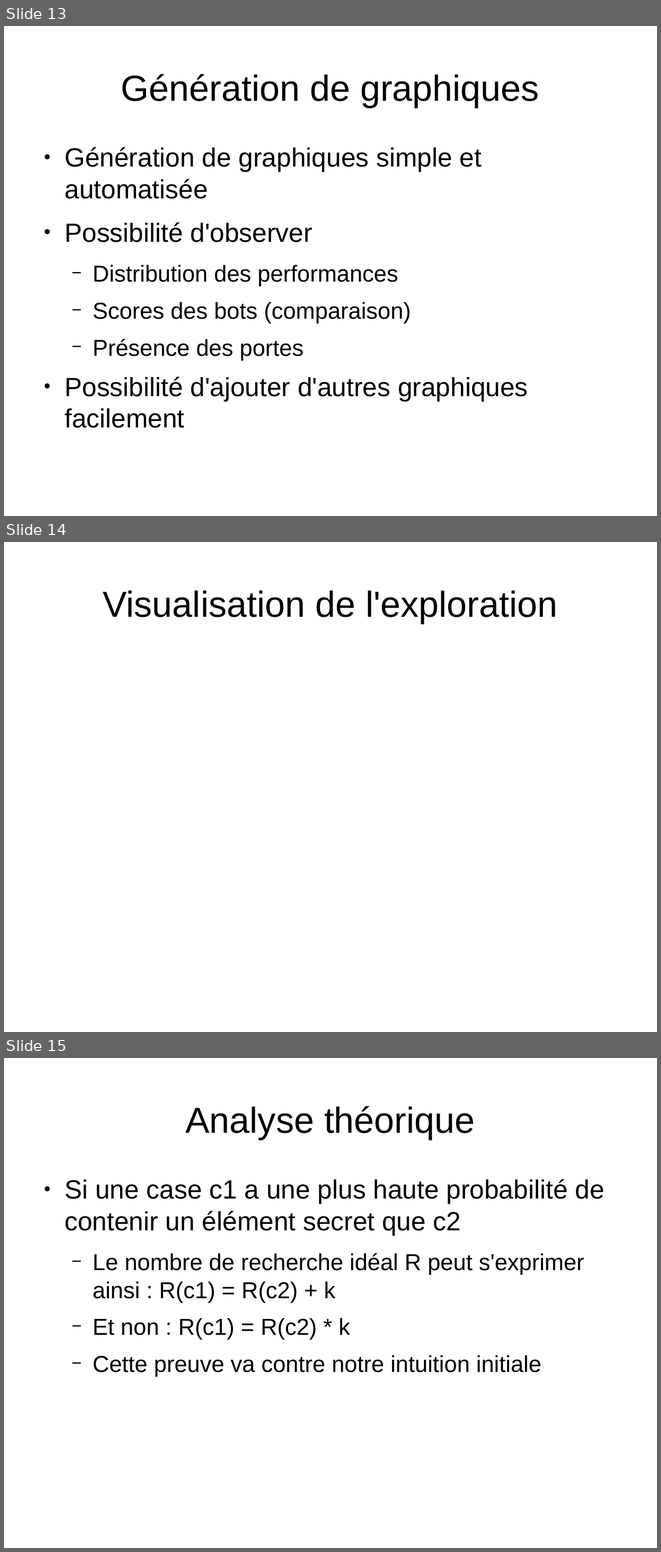
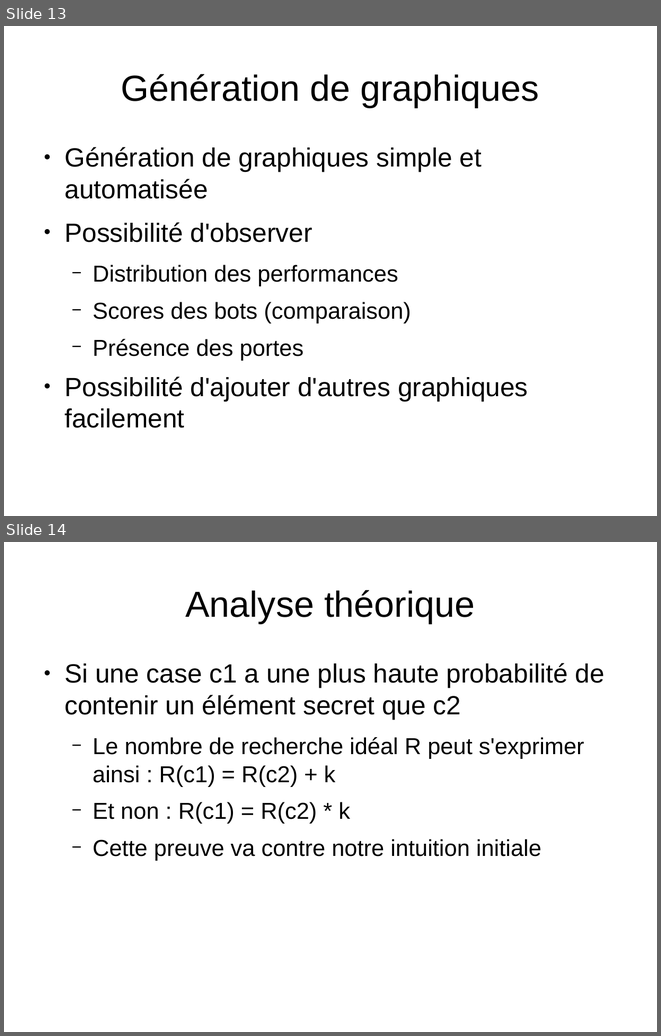
Before and after one commit to medrimonia/PFA-Nethack, a slide deck: papers/soutenance/soutenance.odp. Shown one above the other, each under a label of ours: slides 13, 14 and 15 before the commit, slides 13 and 14 after it. The pictures are 661x1552 and 661x1036 pixels, drawn with LibreOffice and Linux fonts; fonts in the diff are those of the drawing. Boxes give left, top, right and bottom in pixels: in the first picture for what was removed or moved away, otherwise in the second. Text is boxed around its words. In the diff, an @@ line names an element or a change of style, - is before the commit and + after.

```diff
--- a/papers/soutenance/soutenance.odp
+++ b/papers/soutenance/soutenance.odp
@@ slide 14 removed at bbox=[4, 542, 657, 1032], background #FFFFFF @@
@@ title removed at bbox=[103, 590, 557, 623] @@
-Visualisation de l'exploration
@@ what was slide 15 is now slide 14 @@
```
Also in this commit, not shown: 3 slides changed.
